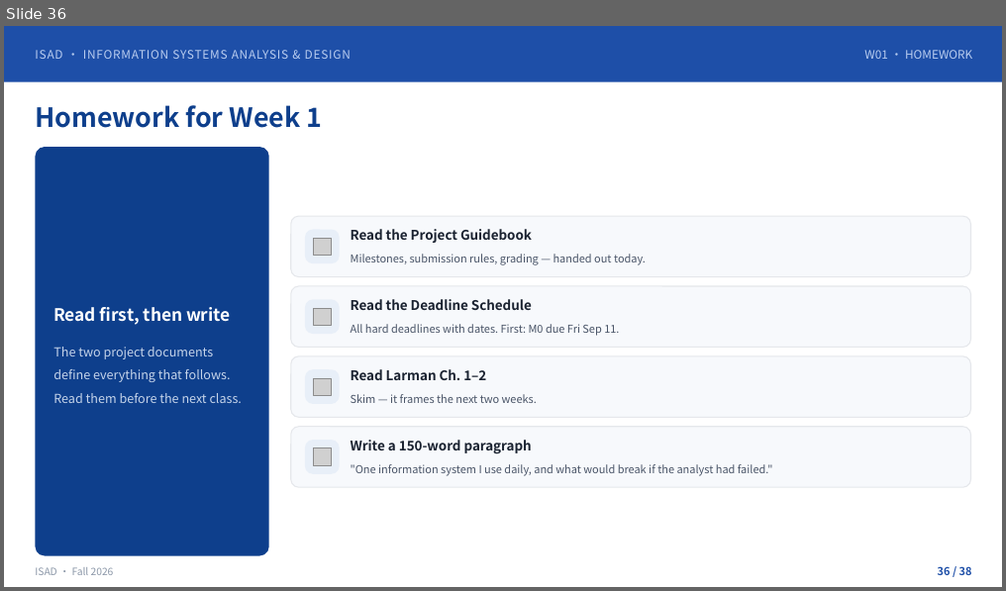
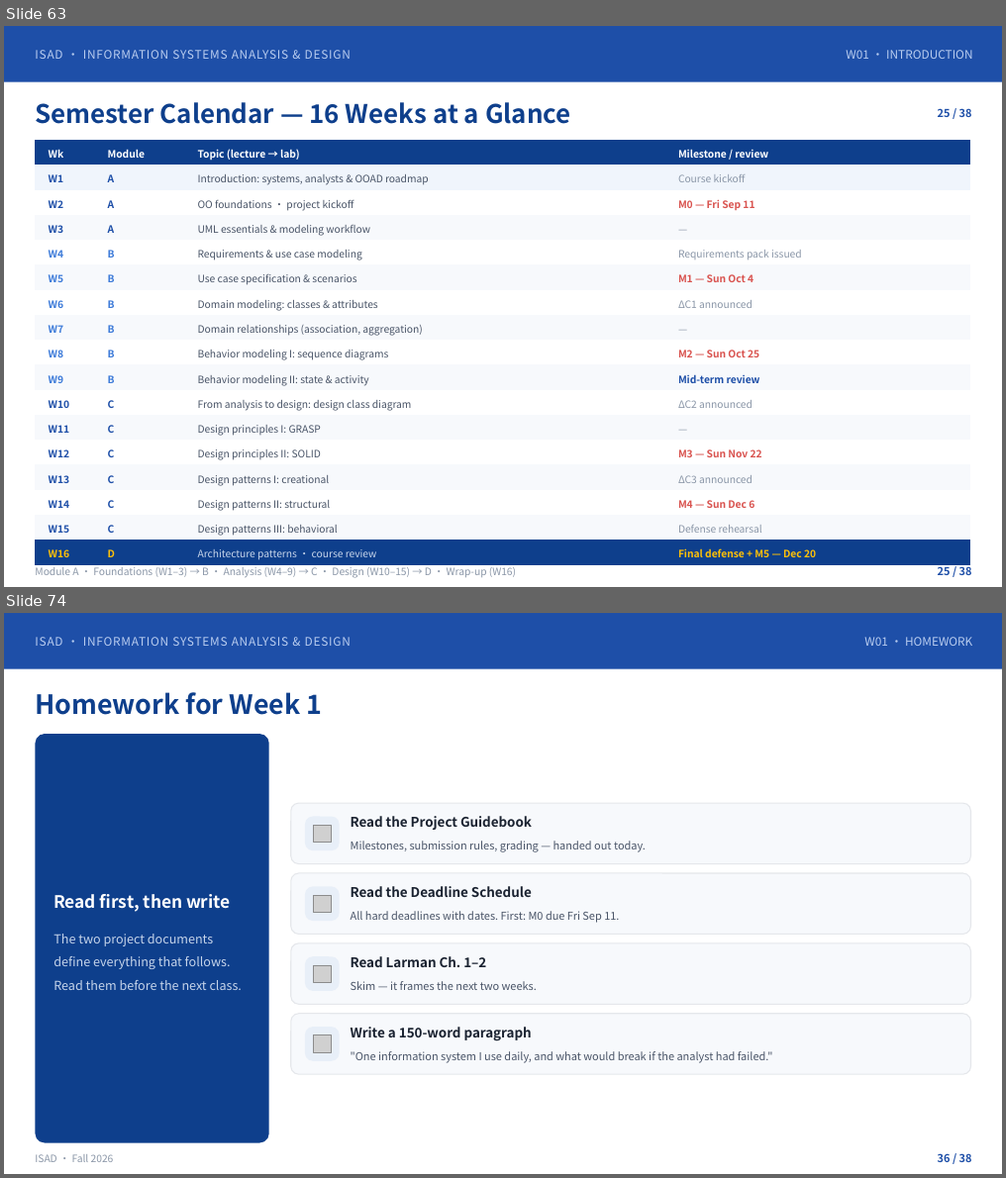
Before and after one commit to klausren/isad-course, a slide deck: 01-slides/W01-Introduction-Systems-Analysts-and-OOAD.pptx. Shown one above the other, each under a label of ours: slide 36 before the commit, slides 63 and 74 after it; the slides between them are not shown. The pictures are 1006x591 and 1006x1178 pixels, drawn with LibreOffice and Linux fonts; fonts in the diff are those of the drawing; grey boxes stand for pictures. Boxes give left, top, right and bottom in pixels: in the first picture for what was removed or moved away, otherwise in the second. Text is boxed around its words. In the diff, an @@ line names an element or a change of style, - is before the commit and + after.

```diff
--- a/01-slides/W01-Introduction-Systems-Analysts-and-OOAD.pptx
+++ b/01-slides/W01-Introduction-Systems-Analysts-and-OOAD.pptx
@@ slide 63 added at (4, 26, 1002, 587), background #FFFFFF @@
@@ rectangle added at (4, 26, 1002, 82), fill #1E4FA8 @@
@@ text added at (35, 50, 350, 59), 11.2 pt, text #B9CDF0 @@
+ISAD · INFORMATION SYSTEMS ANALYSIS & DESIGN
@@ text added at (846, 50, 972, 59), 11.2 pt, text #B9CDF0 @@
+W01 · INTRODUCTION
@@ text added at (35, 102, 571, 124), 24.8 pt, text #0E3F8C, bold @@
+Semester Calendar — 16 Weeks at a Glance
@@ text added at (938, 108, 972, 117), 10.5 pt, text #1E4FA8, bold @@
+25 / 38
@@ table added at (36, 140, 970, 565), 17 rows, 4 columns @@
+Wk | Module | Topic (lecture → lab) | Milestone / review
+W1 | A | Introduction: systems, analysts & OOAD roadmap | Course kickoff
+W2 | A | OO foundations · project kickoff | M0 — Fri Sep 11
+W3 | A | UML essentials & modeling workflow | —
+W4 | B | Requirements & use case modeling | Requirements pack issued
+W5 | B | Use case specification & scenarios | M1 — Sun Oct 4
+W6 | B | Domain modeling: classes & attributes | ΔC1 announced
+W7 | B | Domain relationships (association, aggregation) | —
+W8 | B | Behavior modeling I: sequence diagrams | M2 — Sun Oct 25
+W9 | B | Behavior modeling II: state & activity | Mid-term review
+W10 | C | From analysis to design: design class diagram | ΔC2 announced
+W11 | C | Design principles I: GRASP | —
+W12 | C | Design principles II: SOLID | M3 — Sun Nov 22
+W13 | C | Design patterns I: creational | ΔC3 announced
+W14 | C | Design patterns II: structural | M4 — Sun Dec 6
+W15 | C | Design patterns III: behavioral | Defense rehearsal
+W16 | D | Architecture patterns · course review | Final defense + M5 — Dec 20
@@ text added at (35, 565, 516, 578), 9.8 pt, text #8B97A8 @@
+Module A · Foundations (W1–3) → B · Analysis (W4–9) → C · Design (W10–15) → D · Wrap-up (W16)
@@ text added at (938, 565, 972, 575), 10.5 pt, text #1E4FA8, bold @@
+25 / 38
@@ what was slide 36 is now slide 74 @@
```
Also in this commit, not shown: 37 other slides added.
